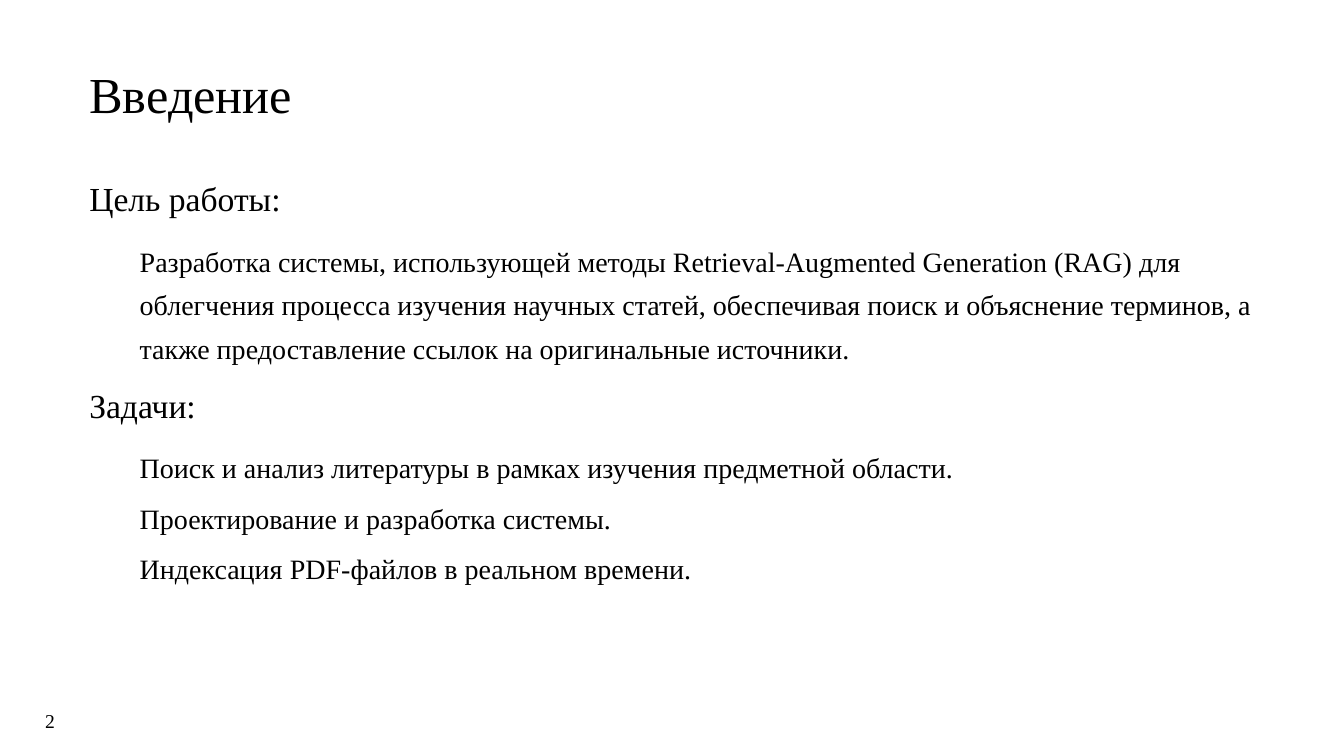
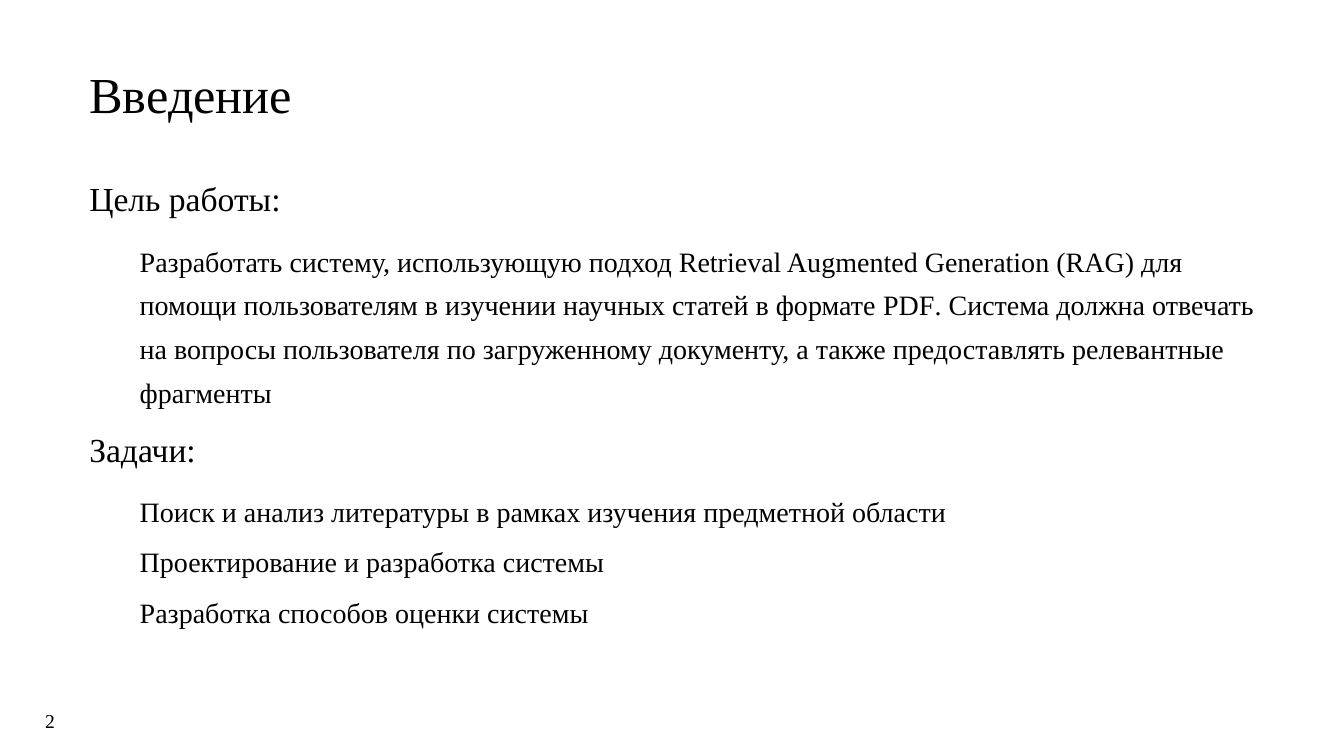
Before and after one commit to Syrenny/diploma-text, a slide deck: slide 2 of report_20.05/21930_Сыренный.pptx. Drawn at 1344x756 pixels with LibreOffice and Linux fonts; fonts in the diff are those of the drawing. Boxes give left, top, right and bottom in pixels: in the first picture for what was removed or moved away, otherwise in the second. Text is boxed around its words. In the diff, an @@ line names an element or a change of style, - is before the commit and + after.

```diff
--- a/report_20.05/21930_Сыренный.pptx
+++ b/report_20.05/21930_Сыренный.pptx
@@ text at (140,252,1254,408): text changed @@
-  Разработка системы, использующей методы Retrieval-Augmented Generation (RAG) для облегчения процесса изучения научных статей, обеспечивая поиск и объяснение терминов, а также предоставление ссылок на оригинальные источники.
+  Разработать систему, использующую подход Retrieval Augmented Generation (RAG) для помощи пользователям в изучении научных статей в формате PDF. Система должна отвечать на вопросы пользователя по загруженному документу, а также предоставлять релевантные фрагменты
@@ text at (140,502,946,629): text changed @@
-  Поиск и анализ литературы в рамках изучения предметной области.
-  Проектирование и разработка системы.
-  Индексация PDF-файлов в реальном времени.
+  Поиск и анализ литературы в рамках изучения предметной области
+  Проектирование и разработка системы
+  Разработка способов оценки системы
```
Also in this commit, not shown: 6 other slides changed, 1 slide added, 1 slide removed, 1 other file.
